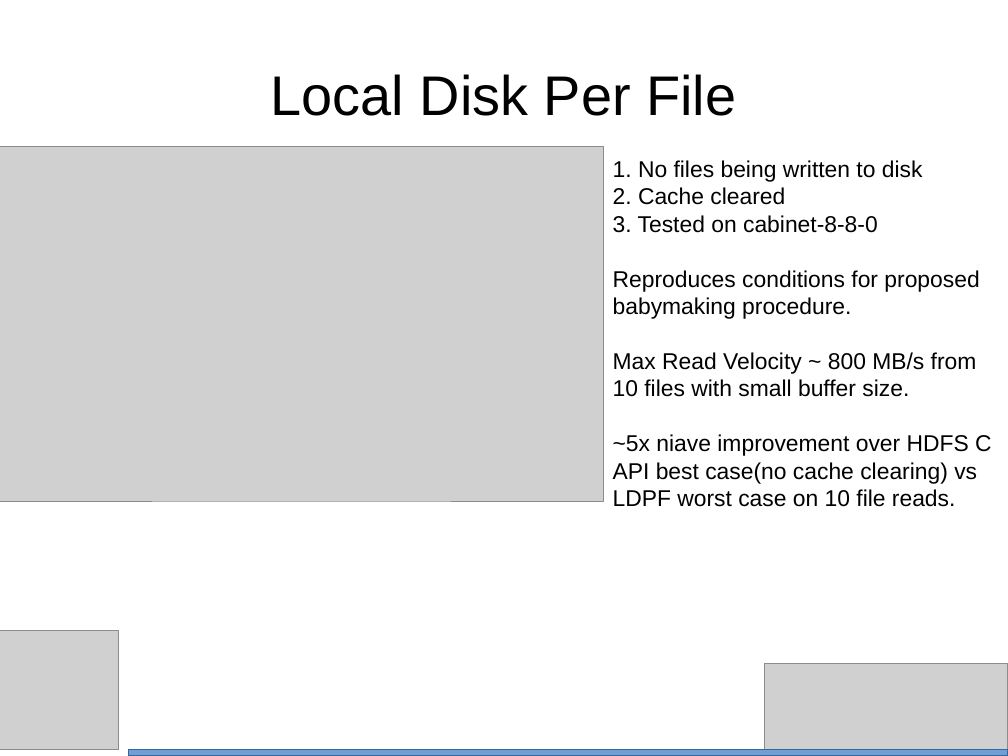
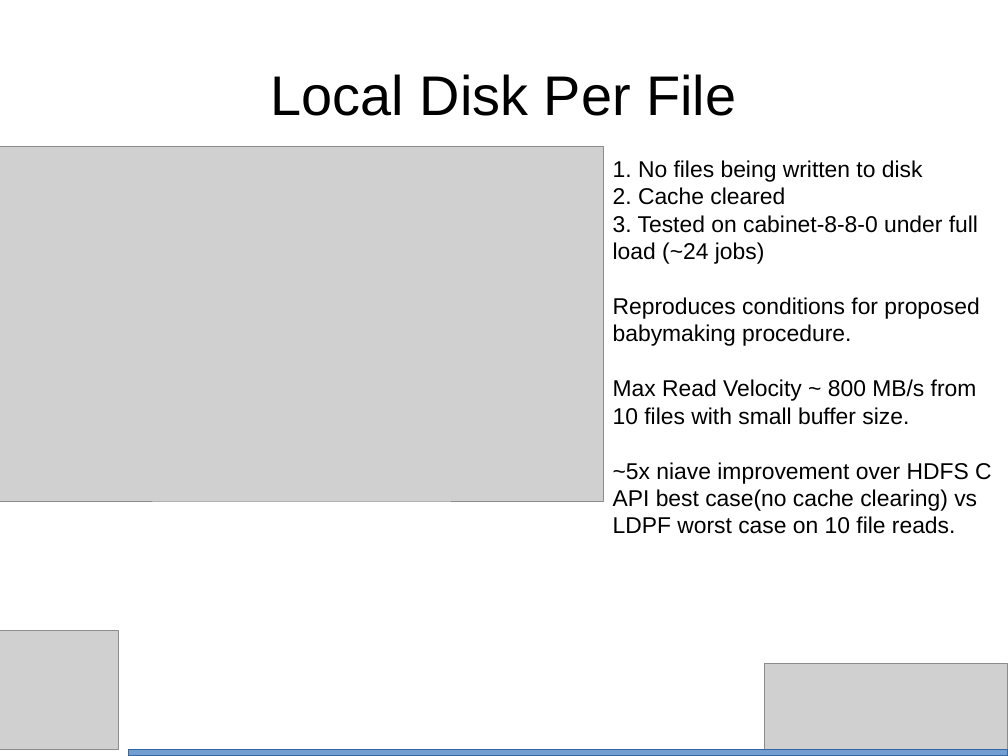
Before and after one commit to bth5032/CMS, a slide deck: slide 14 of Summer_2015/IOHeavyCI/Results/Powerpoint/performance.odp. Drawn at 1008x756 pixels with LibreOffice and Linux fonts; fonts in the diff are those of the drawing; grey boxes stand for pictures. Boxes give left, top, right and bottom in pixels: in the first picture for what was removed or moved away, otherwise in the second. Text is boxed around its words. In the diff, an @@ line names an element or a change of style, - is before the commit and + after.

Commit message:
Updated plots with titles, added the title field on make_histograms.c, and updated slides with new images.

```diff
--- a/Summer_2015/IOHeavyCI/Results/Powerpoint/performance.odp
+++ b/Summer_2015/IOHeavyCI/Results/Powerpoint/performance.odp
@@ text at [613,215,978,264]: text changed @@
-3. Tested on cabinet-8-8-0
+3. Tested on cabinet-8-8-0 under full load (~24 jobs)
```
Also in this commit, not shown: 8 other files.
